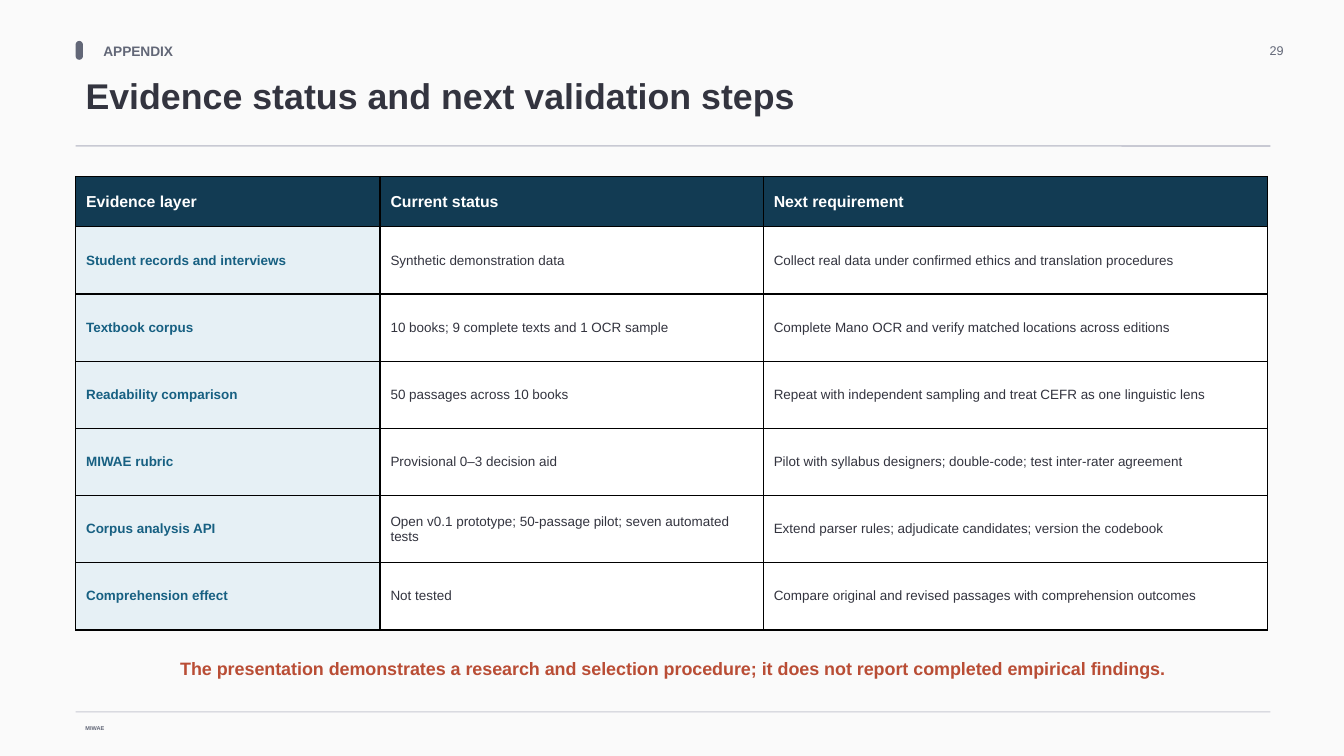
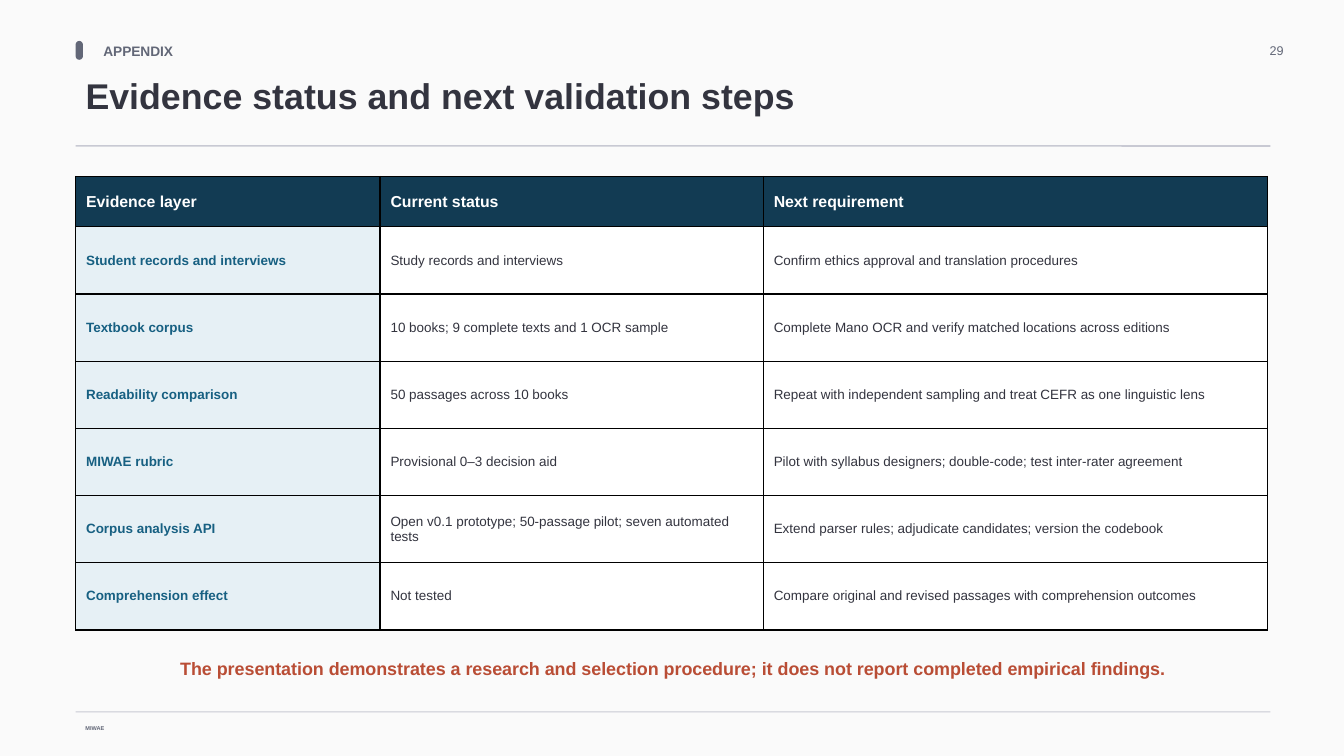
Before and after one commit to MehmetDEU/MIWAE, a slide deck: slide 29 of docs/conference-2026/Pragmatic_Considerations_MIWAE_Final_30_Slides_2026-09-20.pptx. Drawn at 1344x756 pixels with LibreOffice and Linux fonts; fonts in the diff are those of the drawing. Boxes give left, top, right and bottom in pixels: in the first picture for what was removed or moved away, otherwise in the second. Text is boxed around its words. In the diff, an @@ line names an element or a change of style, - is before the commit and + after.

```diff
--- a/docs/conference-2026/Pragmatic_Considerations_MIWAE_Final_30_Slides_2026-09-20.pptx
+++ b/docs/conference-2026/Pragmatic_Considerations_MIWAE_Final_30_Slides_2026-09-20.pptx
@@ table at (76,176,1267,633) @@
-row 2, column 2: Synthetic demonstration data
+row 2, column 2: Study records and interviews
-row 2, column 3: Collect real data under confirmed ethics and translation procedures
+row 2, column 3: Confirm ethics approval and translation procedures
```
Also in this commit, not shown: 6 other slides changed, 8 other files.
